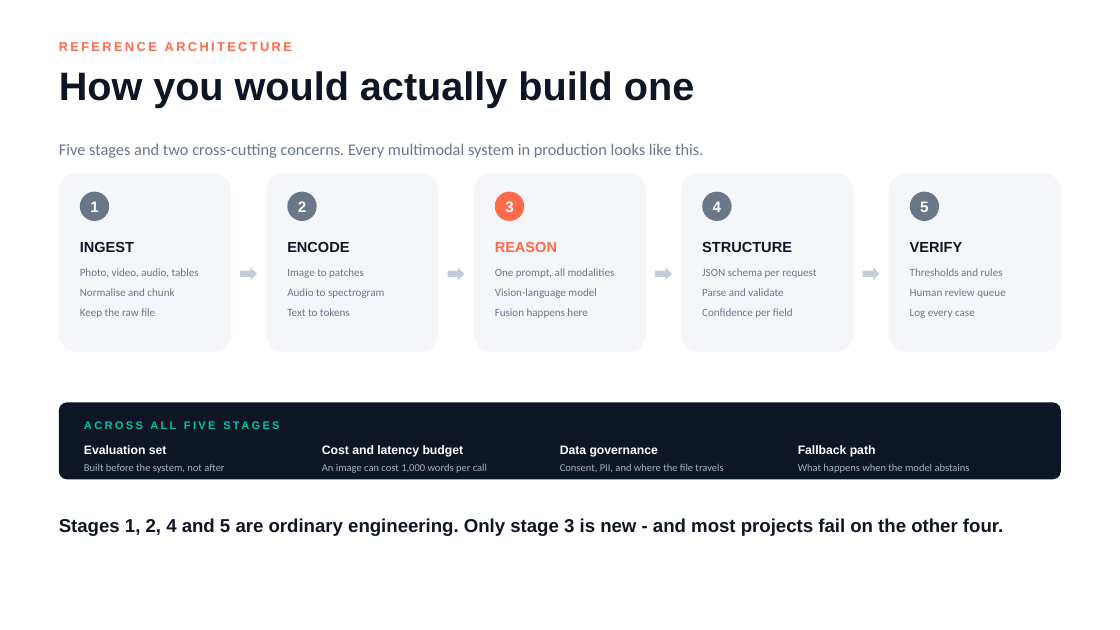
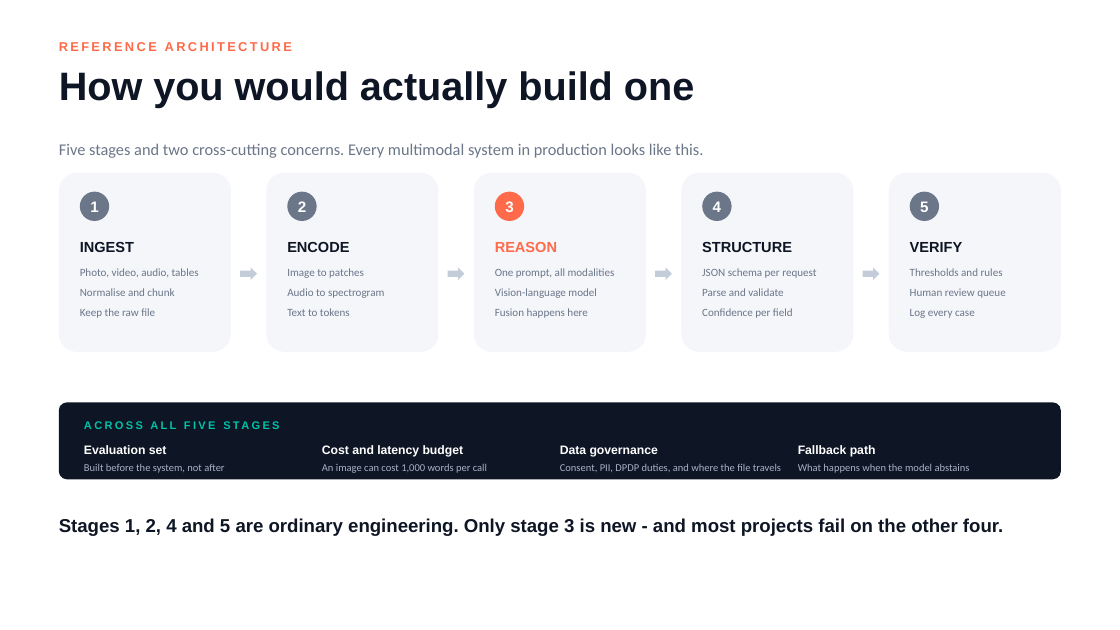
Before and after one commit to lksmangai/DeepLearning, a slide deck: slide 20 of Multimodal-AI-ATAL-FDP-Deck.pptx. Drawn at 1120x630 pixels with LibreOffice and Linux fonts; fonts in the diff are those of the drawing. Boxes give left, top, right and bottom in pixels: in the first picture for what was removed or moved away, otherwise in the second. Text is boxed around its words. In the diff, an @@ line names an element or a change of style, - is before the commit and + after.

```diff
--- a/Multimodal-AI-ATAL-FDP-Deck.pptx
+++ b/Multimodal-AI-ATAL-FDP-Deck.pptx
@@ text at [560, 464, 781, 472]: text changed @@
-Consent, PII, and where the file travels
+Consent, PII, DPDP duties, and where the file travels
```
Also in this commit, not shown: 8 other slides changed.
